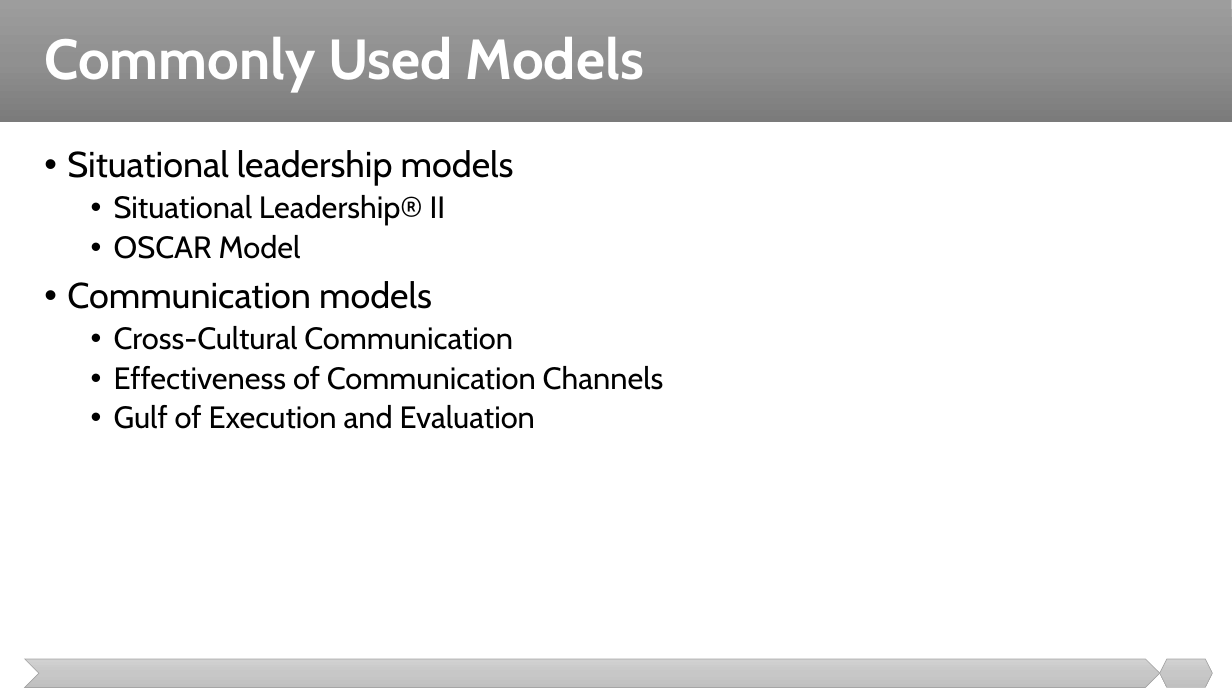
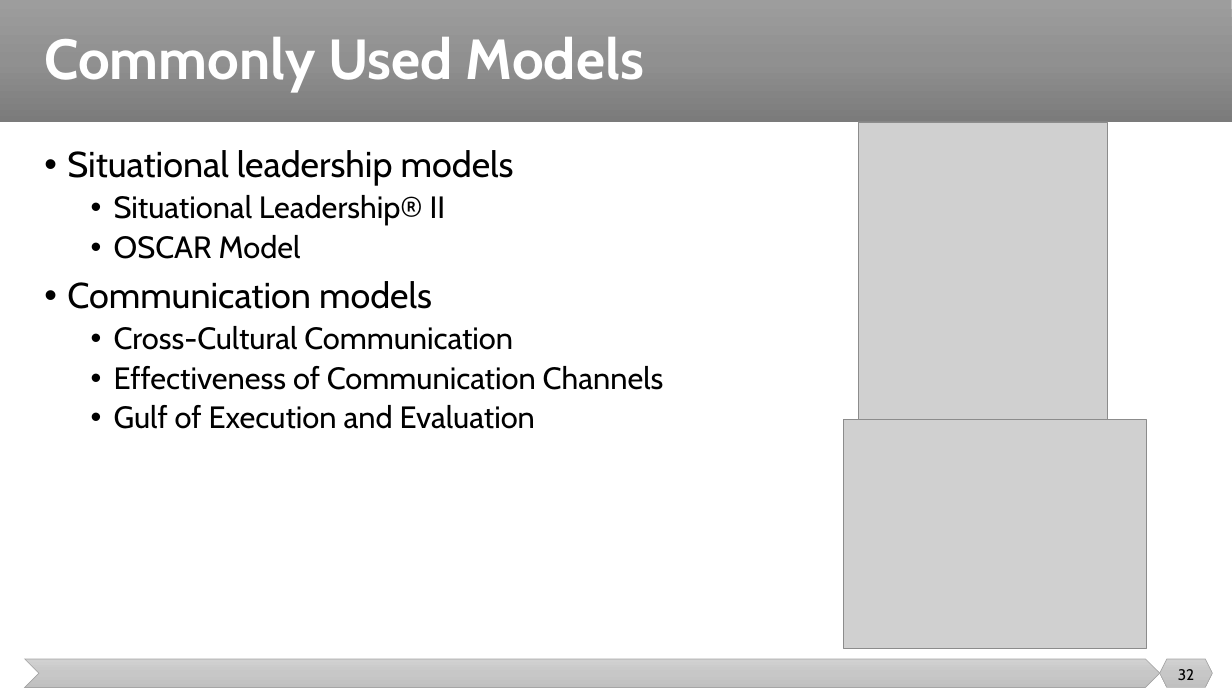
Before and after one commit to malenezi/malenezi, a slide deck: slide 32 of SE423/Lectures/1-Introduction/Tailoring, Models, Methods, and Artifacts.pptx. Drawn at 1232x693 pixels with LibreOffice and Linux fonts; fonts in the diff are those of the drawing; grey boxes stand for pictures. Boxes give left, top, right and bottom in pixels: in the first picture for what was removed or moved away, otherwise in the second. Text is boxed around its words. In the diff, an @@ line names an element or a change of style, - is before the commit and + after.

```diff
--- a/SE423/Lectures/1-Introduction/Tailoring, Models, Methods, and Artifacts.pptx
+++ b/SE423/Lectures/1-Introduction/Tailoring, Models, Methods, and Artifacts.pptx
@@ picture added at box(859, 122, 1108, 420) @@
@@ picture added at box(844, 420, 1146, 649) @@
@@ page number added at box(1178, 669, 1194, 680), 12 pt, text #000000 @@
+32
```
Also in this commit, not shown: 40 other slides changed.
